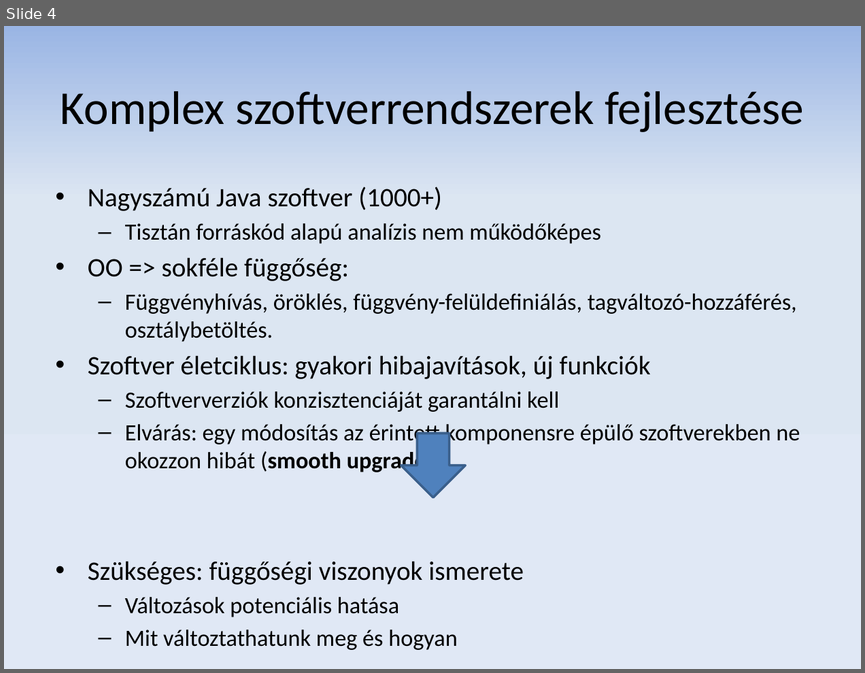
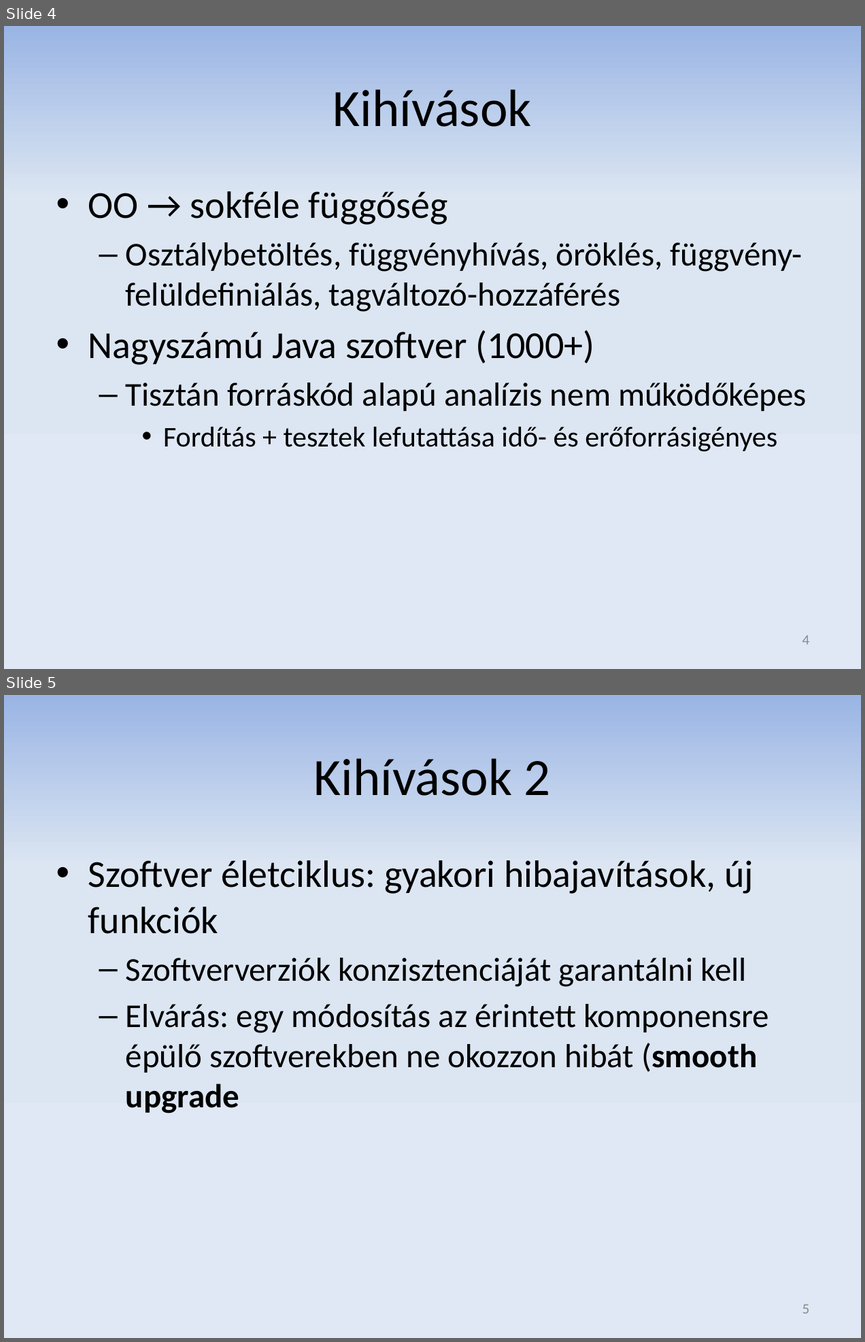
Before and after one commit to donat/incquery-deps, a slide deck: incquery-deps-documentation/presentation/tdk_pres_hu_v2.pptx. Shown one above the other, each under a label of ours: slide 4 before the commit, slides 4 and 5 after it. The pictures are 865x673 and 865x1342 pixels, drawn with LibreOffice and Linux fonts; fonts in the diff are those of the drawing. Boxes give left, top, right and bottom in pixels: in the first picture for what was removed or moved away, otherwise in the second. Text is boxed around its words. In the diff, an @@ line names an element or a change of style, - is before the commit and + after.

```diff
--- a/incquery-deps-documentation/presentation/tdk_pres_hu_v2.pptx
+++ b/incquery-deps-documentation/presentation/tdk_pres_hu_v2.pptx
@@ slide 5 added at (4, 695, 861, 1338), background gradient #9AB5E4 to #DCE6F2 to #E1E8F5 @@
@@ title added at (314, 758, 551, 796), 44 pt, text #000000 @@
+Kihívások 2
@@ text added at (88, 860, 769, 1113), 28 pt, text #000000 @@
+• Szoftver életciklus: gyakori hibajavítások, új funkciók
+  – Szoftververziók konzisztenciáját garantálni kell
+  – Elvárás: egy módosítás az érintett komponensre épülő szoftverekben ne okozzon hibát (smooth upgrade
@@ page number added at (802, 1304, 810, 1313), 12 pt, text #8C8C8C @@
+5
@@ slide 4 changed as well @@
@@ title at (333, 89, 532, 127): text changed; size 39.6 to 44 pt @@
-Komplex szoftverrendszerek fejlesztése
+Kihívások
@@ text at (88, 191, 802, 312): paragraphs added @@
+• OO → sokféle függőség
+  – Osztálybetöltés, függvényhívás, öröklés, függvény-felüldefiniálás, tagváltozó-hozzáférés
@@ text at (88, 330, 806, 411): size 22.4 to 32 pt in "Nagyszámú Java szoftver (1000+)"; size 19.6 to 28 pt in "Tisztán forráskód alapú analízis nem működőképes"; more space between paragraphs @@
@@ text at (163, 426, 777, 452): text changed; size 19.6 to 24 pt @@
-• OO => sokféle függőség:
-  – Függvényhívás, öröklés, függvény-felüldefiniálás, tagváltozó-hozzáférés, osztálybetöltés.
-• Szoftver életciklus: gyakori hibajavítások, új funkciók
-  – Szoftververziók konzisztenciáját garantálni kell
-  – Elvárás: egy módosítás az érintett komponensre épülő szoftverekben ne okozzon hibát (smooth upgrade)
-• Szükséges: függőségi viszonyok ismerete
-  – Változások potenciális hatása
-  – Mit változtathatunk meg és hogyan
+    • Fordítás + tesztek lefutattása idő- és erőforrásigényes
@@ right arrow removed at (400, 433, 465, 497) @@
@@ page number added at (802, 635, 810, 644), 12 pt, text #8C8C8C @@
+4
```
Also in this commit, not shown: 19 other slides changed, 1 other slide added, 1 slide removed.
